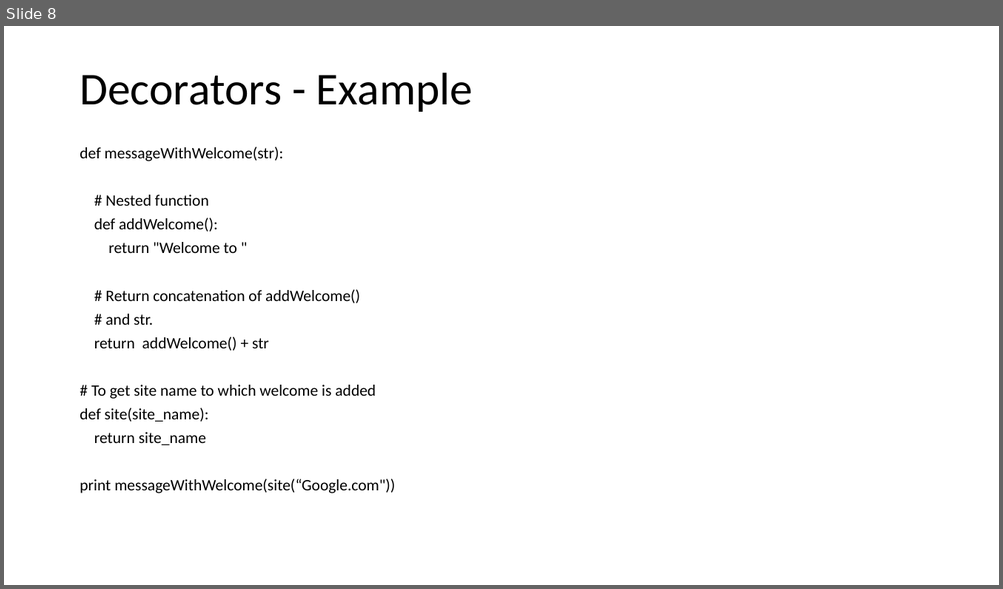
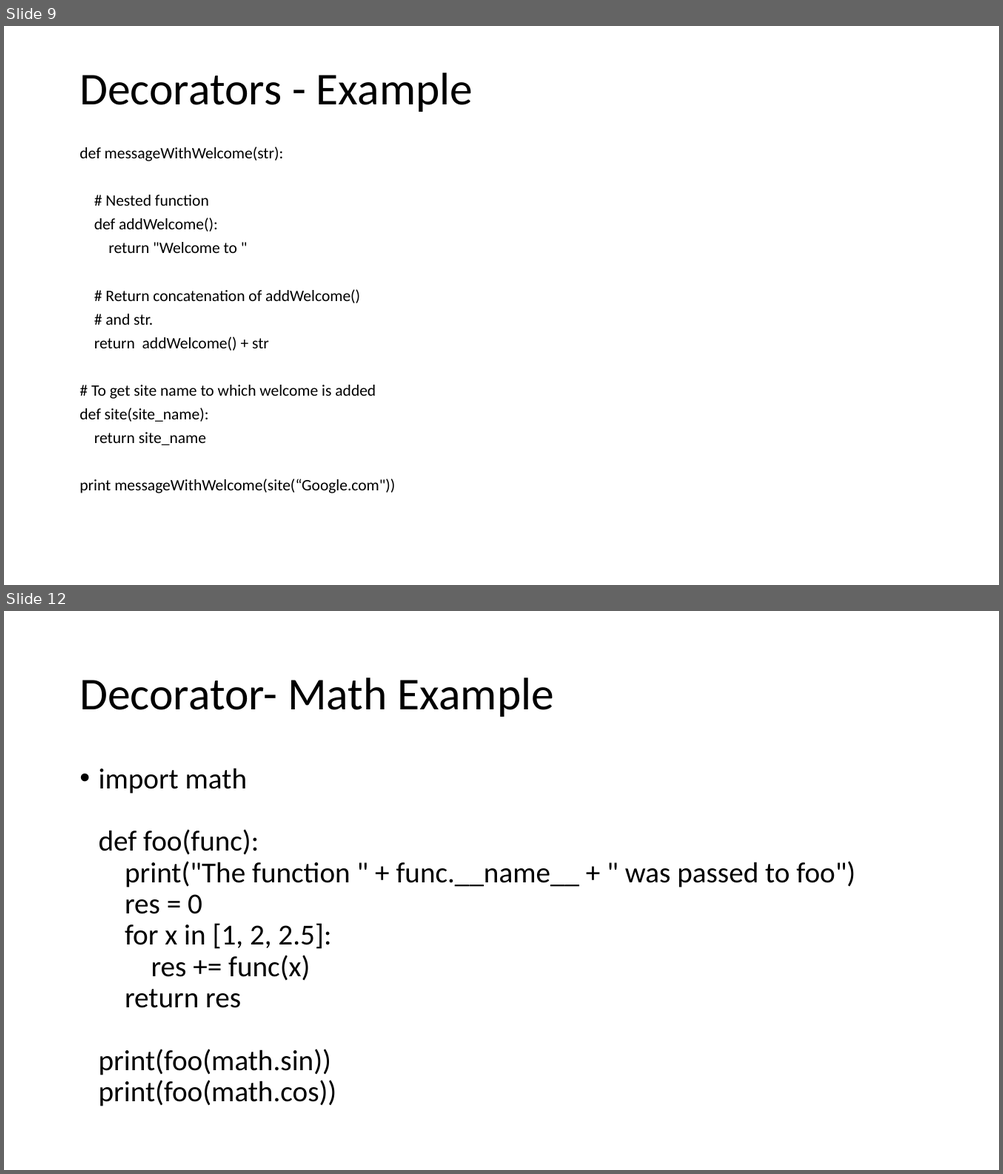
Before and after one commit to bhajojo/PythonTraining, a slide deck: Day_9_Training.pptx. Shown one above the other, each under a label of ours: slide 8 before the commit, slides 9 and 12 after it; the slides between them are not shown. The pictures are 1003x589 and 1003x1174 pixels, drawn with LibreOffice and Linux fonts; fonts in the diff are those of the drawing. Boxes give left, top, right and bottom in pixels: in the first picture for what was removed or moved away, otherwise in the second. Text is boxed around its words. In the diff, an @@ line names an element or a change of style, - is before the commit and + after.

```diff
--- a/Day_9_Training.pptx
+++ b/Day_9_Training.pptx
@@ slide 12 added at <box>4,611,999,1170</box>, background #FFFFFF @@
@@ title added at <box>79,678,554,717</box>, 44 pt, text #000000 @@
+Decorator- Math Example
@@ text added at <box>99,768,855,1107</box>, 28 pt, text #000000 @@
+• import math
+  def foo(func):
+  print("The function " + func.__name__ + " was passed to foo")
+  res = 0
+  for x in [1, 2, 2.5]:
+  res += func(x)
+  return res
+  print(foo(math.sin))
+  print(foo(math.cos))
@@ what was slide 8 is now slide 9 @@
```
Also in this commit, not shown: 1 slide changed, 3 other slides added, 7 other files.
